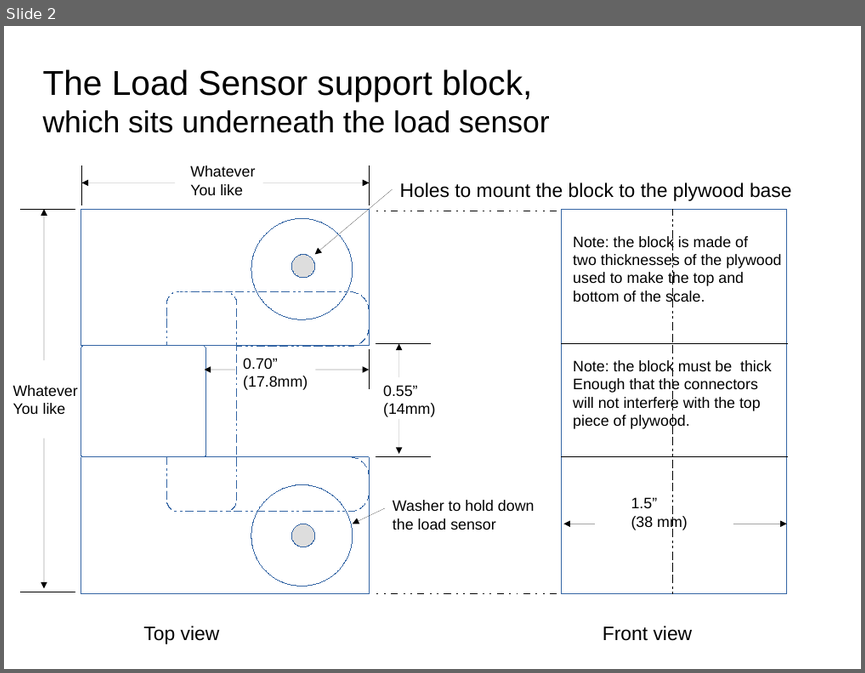
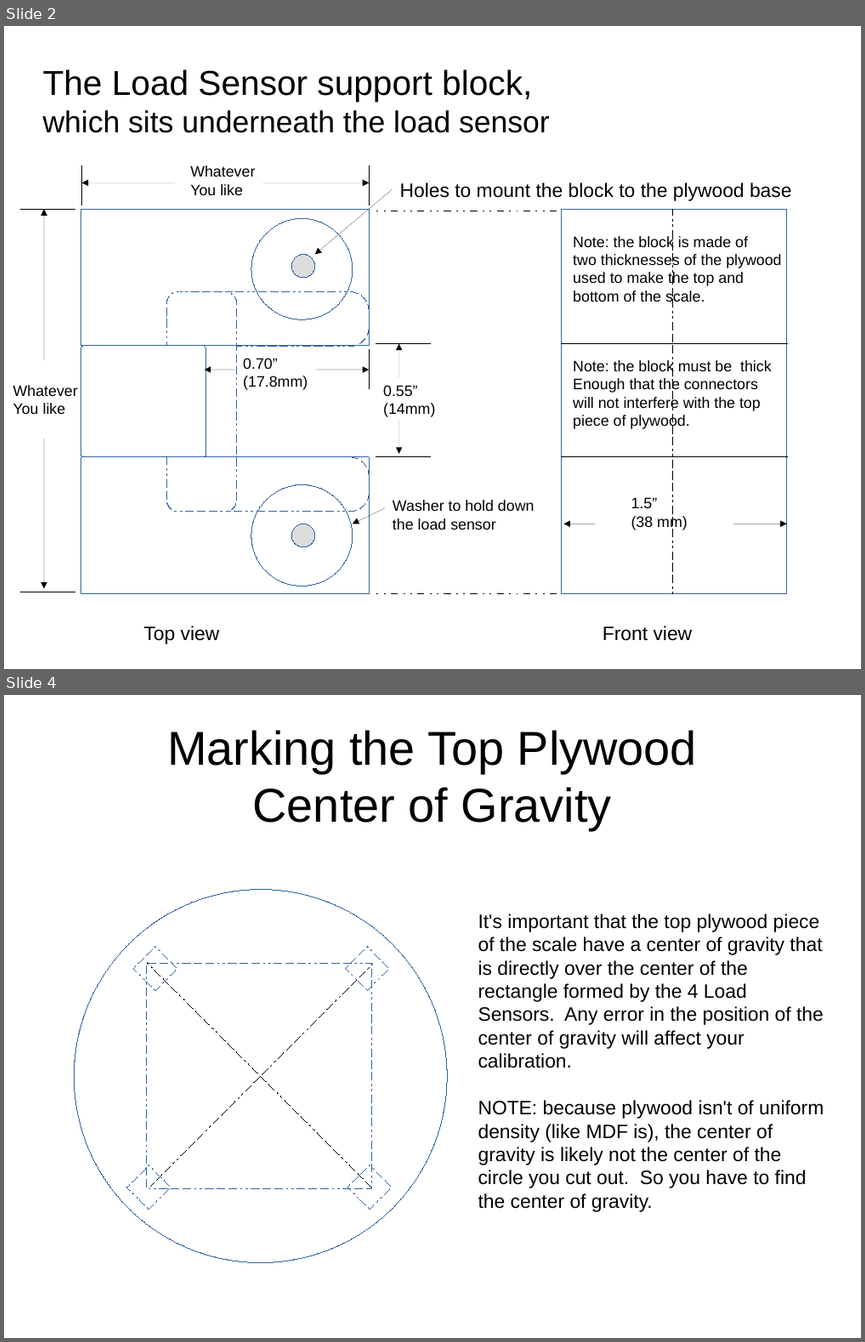
Before and after one commit to bneedhamia/CurieBLEWeightMonitor, a slide deck: MechanicalNotes.odp. Shown one above the other, each under a label of ours: slide 2 before the commit, slides 2 and 4 after it; the slides between them are not shown. The pictures are 865x673 and 865x1342 pixels, drawn with LibreOffice and Linux fonts; fonts in the diff are those of the drawing. Boxes give left, top, right and bottom in pixels: in the first picture for what was removed or moved away, otherwise in the second. Text is boxed around its words. In the diff, an @@ line names an element or a change of style, - is before the commit and + after.

Commit message:
redid the math to find center of gravity; marked the center of gravity of the top plywood circle

```diff
--- a/MechanicalNotes.odp
+++ b/MechanicalNotes.odp
@@ slide 4 added at [4,695,861,1338], background #FFFFFF @@
@@ title added at [167,730,697,830], 44 pt, text #000000 @@
+Marking the Top Plywood
+Center of Gravity
@@ ellipse added at [4,812,524,1338], fill #FFFFFF, outline #3465A4 0 pt @@
@@ text added at [478,913,823,1208], 18 pt, text #000000 @@
+It's important that the top plywood piece of the scale have a center of gravity that is directly over the center of the rectangle formed by the 4 Load Sensors. Any error in the position of the center of gravity will affect your calibration.
+NOTE: because plywood isn't of uniform density (like MDF is), the center of gravity is likely not the center of the circle you cut out. So you have to find the center of gravity.
@@ rectangle added at [133,947,177,991], outline #3465A4 0 pt @@
@@ rectangle added at [345,947,389,991], outline #3465A4 0 pt @@
@@ rectangle added at [146,964,372,1189], outline #3465A4 0 pt @@
@@ line added from (147, 963) to (373, 1188), #000000 0 pt @@
@@ line added from (373, 964) to (151, 1185), #000000 0 pt @@
@@ rectangle added at [126,1165,171,1209], outline #3465A4 0 pt @@
@@ rectangle added at [347,1165,392,1209], outline #3465A4 0 pt @@
```
Also in this commit, not shown: 3 other slides added, 2 other files.
